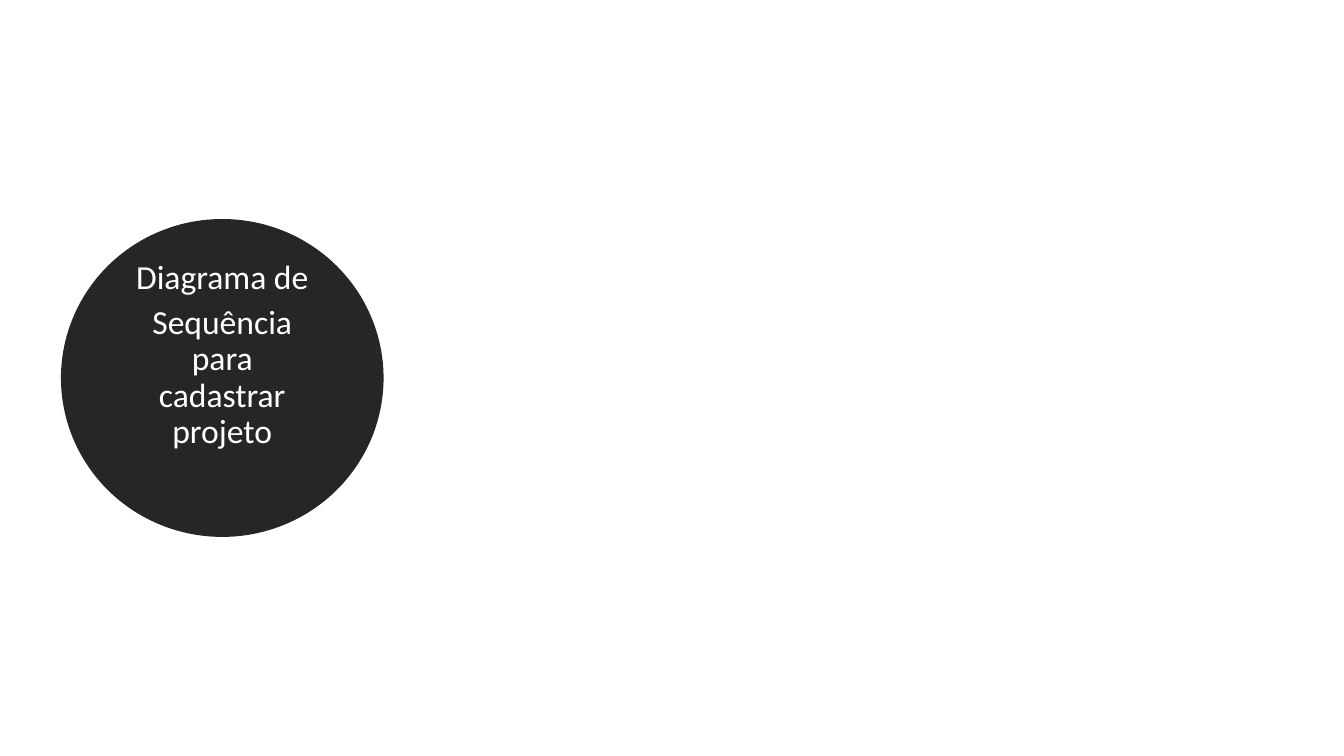
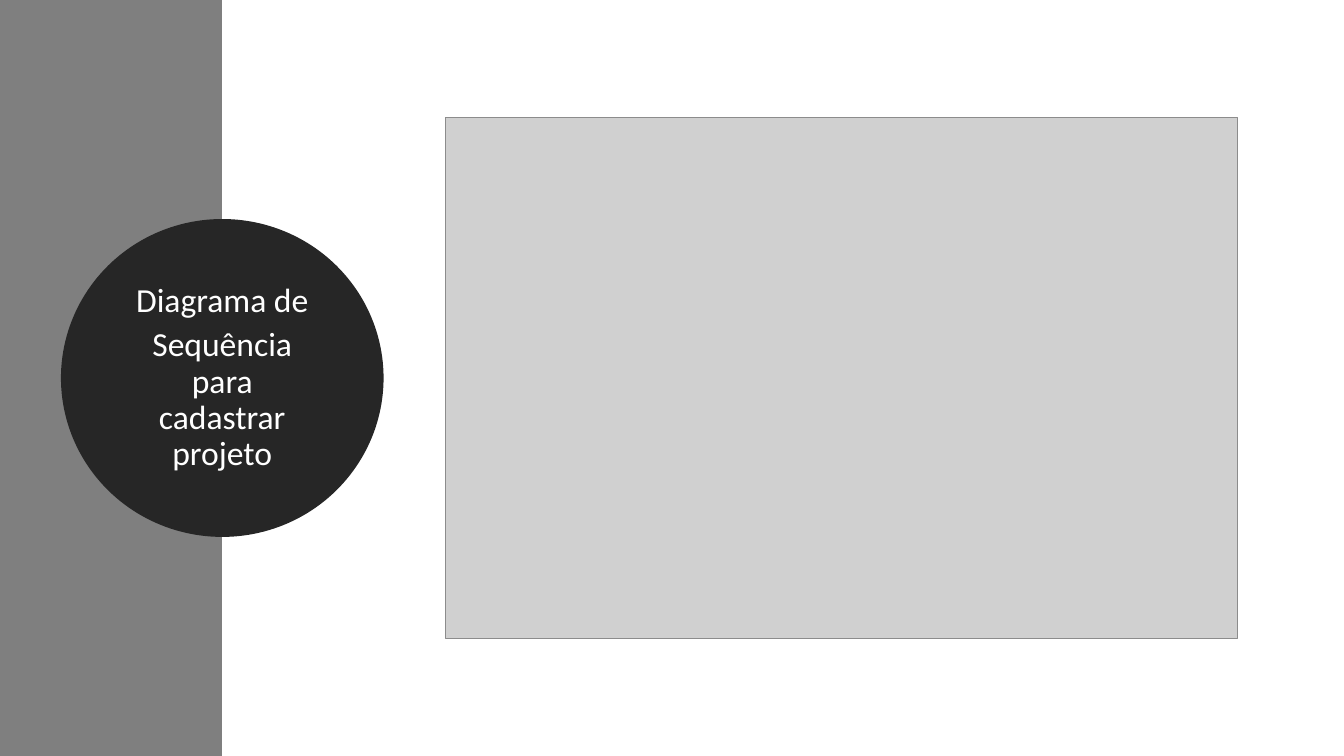
Before and after one commit to giraudgabriel/Projeto-Antenas, a slide deck: slide 13 of diagramas/Requisitos.pptx (slide 12 before the commit). Drawn at 1344x756 pixels with LibreOffice and Linux fonts; fonts in the diff are those of the drawing; grey boxes stand for pictures. Boxes give left, top, right and bottom in pixels: in the first picture for what was removed or moved away, otherwise in the second. Text is boxed around its words. In the diff, an @@ line names an element or a change of style, - is before the commit and + after.

```diff
--- a/diagramas/Requisitos.pptx
+++ b/diagramas/Requisitos.pptx
@@ rectangle added at <box>0,0,222,756</box>, fill #7F7F7F @@
@@ picture added at <box>446,117,1238,638</box> @@
```
Also in this commit, not shown: 7 other slides changed, 7 slides removed.
